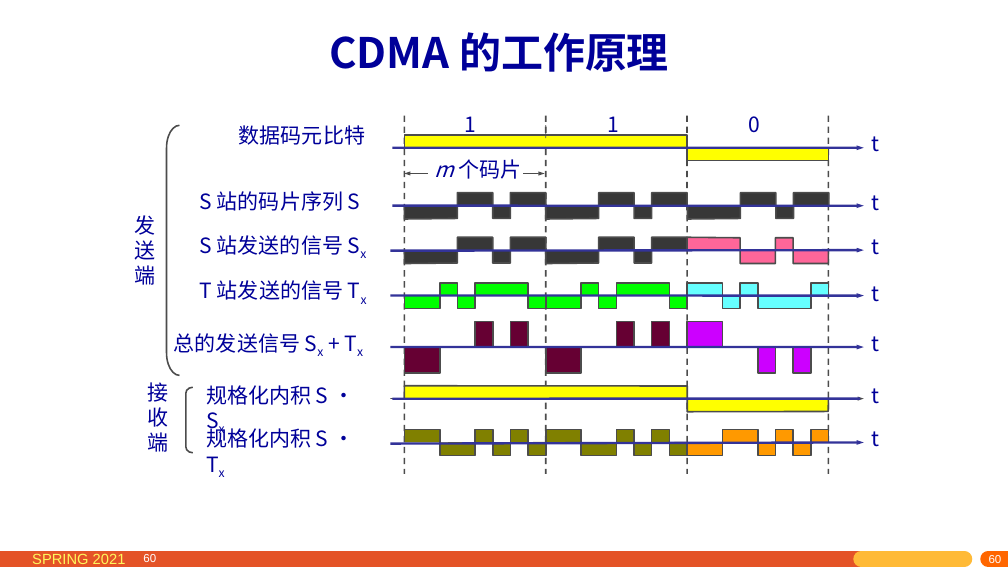
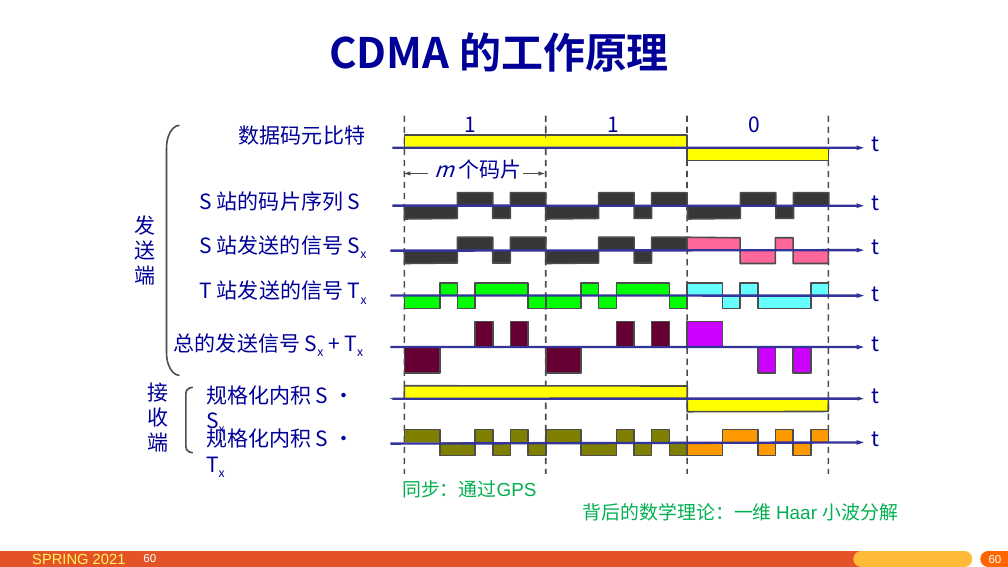
Before and after one commit to network-whu/2021, a slide deck: slide 60 of slides/instruction/02.pptx. Drawn at 1008x567 pixels with LibreOffice and Linux fonts; fonts in the diff are those of the drawing. Boxes give left, top, right and bottom in pixels: in the first picture for what was removed or moved away, otherwise in the second. Text is boxed around its words. In the diff, an @@ line names an element or a change of style, - is before the commit and + after.

```diff
--- a/slides/instruction/02.pptx
+++ b/slides/instruction/02.pptx
@@ text added at box(402, 480, 536, 498), 18 pt, text #00B050 @@
+同步：通过GPS
@@ text added at box(583, 503, 898, 521), 18 pt, text #00B050 @@
+背后的数学理论：一维 Haar 小波分解
```
Also in this commit, not shown: 5 other slides changed, 2 slides added, 2 other files.
